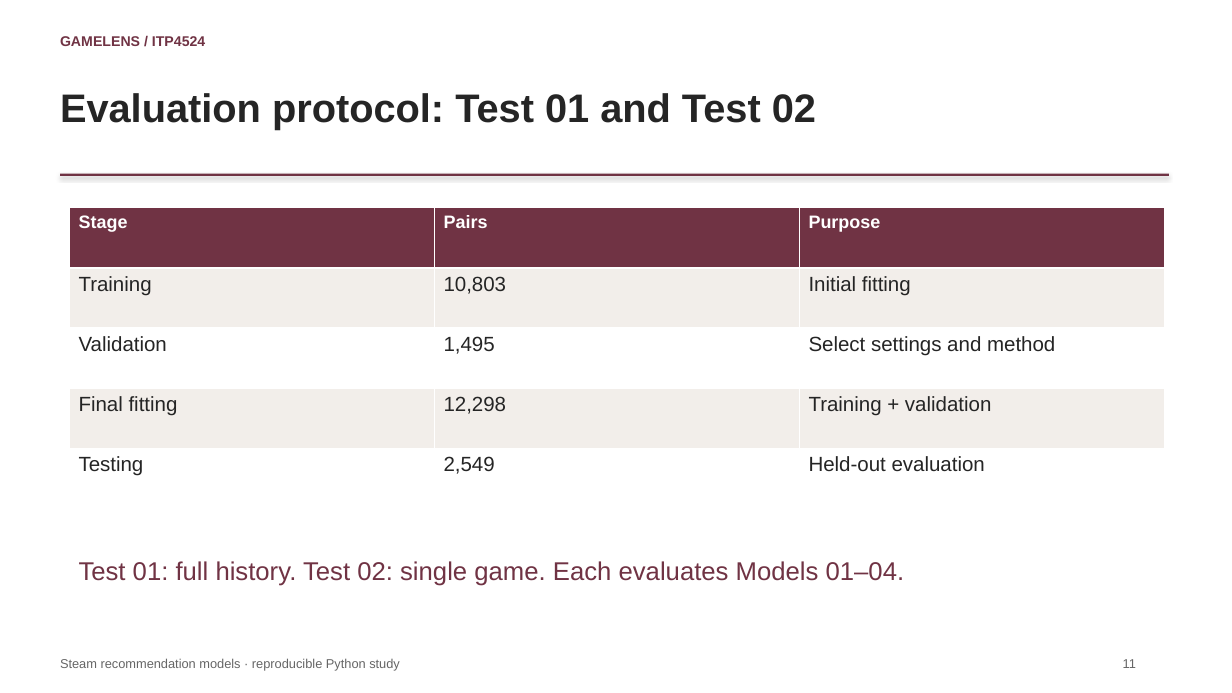
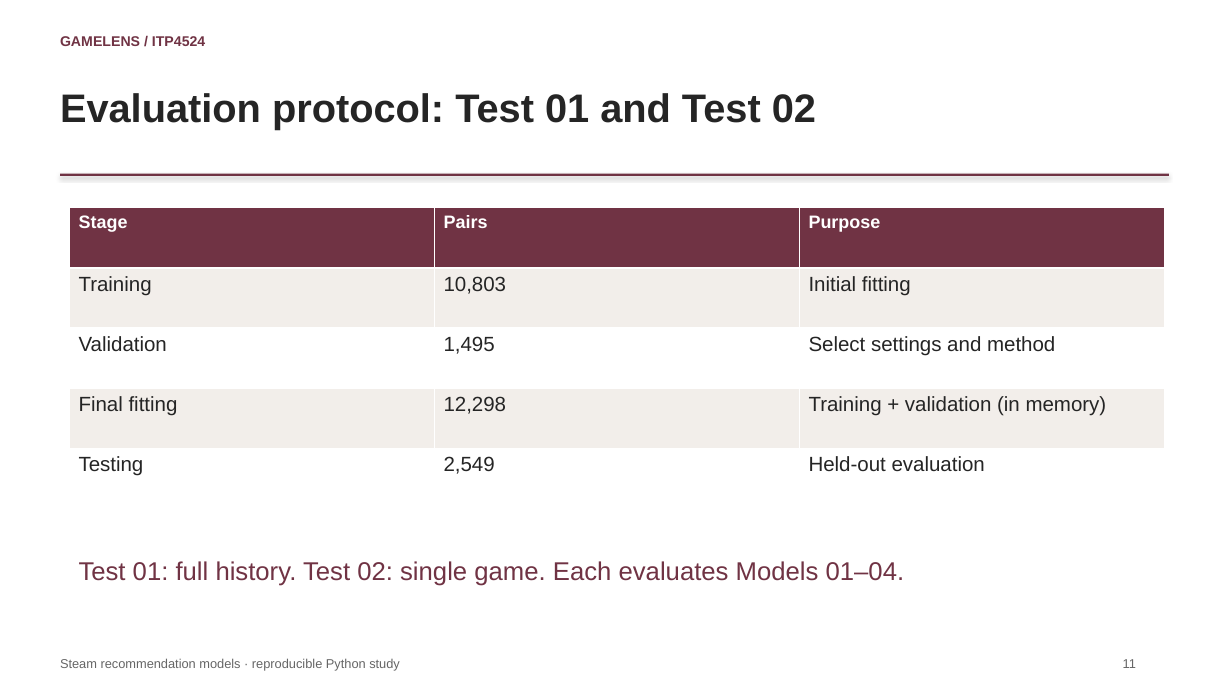
Before and after one commit to CalebChan411/ITP4524GP, a slide deck: slide 11 of part_b/game_recommendation/presentation.pptx. Drawn at 1232x693 pixels with LibreOffice and Linux fonts; fonts in the diff are those of the drawing. Boxes give left, top, right and bottom in pixels: in the first picture for what was removed or moved away, otherwise in the second. Text is boxed around its words. In the diff, an @@ line names an element or a change of style, - is before the commit and + after.

```diff
--- a/part_b/game_recommendation/presentation.pptx
+++ b/part_b/game_recommendation/presentation.pptx
@@ table at (69,208,1165,508) @@
-row 4, column 3: Training + validation
+row 4, column 3: Training + validation (in memory)
```
Also in this commit, not shown: 1 other slide changed, 18 other files.
